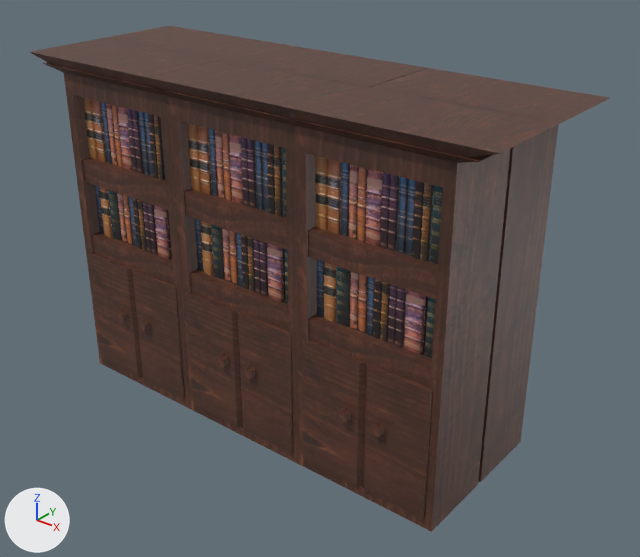
Before and after pictures for a commit that changed the FBX model Unity/Candle_Light/Assets/Models/EstanteDeLivros2.fbx.
Before and after are seen from a 50 mm lens placed at (21.64, -3.79, 6.13), pointed at (15.73, 3.6, 1.55). Every picture has the same lights, and +X, +Y and +Z are marked at lower left. Where no turn or scale is listed for an object, it has been applied to the vertices.

Objects in the first picture: 'Estante de livros2'.
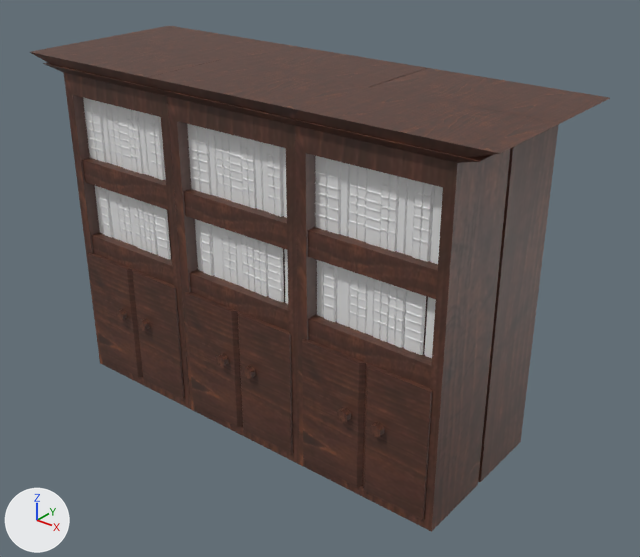
Where the newer file only moved an object's origin or applied its transform, the numbers keep the older frame.

Boxes (x1, y1, x2, y2) around the edits, measured in the pictures (640 x 557 px):
part 1 of me_cube_009, recoloured
    both: (83, 98, 443, 358)

What the commit changed:
Material 'Livros' (mat_livros) is new.
Its base color is (0.8, 0.8, 0.8) (white #e7e7e7).
me_cube_009 has 12570 vertices, 10290 faces and spans x -3.13..3.13, y -1.12..1.12, z -2.1..2.1.
me_cube_009 is used by ob_estante_de_livros2; location (15.4, 3.51, 1.85).
me_cube_009 part 1: 4881 of the faces centred in x -2.55..2.55, y -0.87..-0.67, z -0.21..1.65 switch from mat_biblioteca (picture img_bibliotecaatlas_png) to mat_livros (white #e7e7e7).
